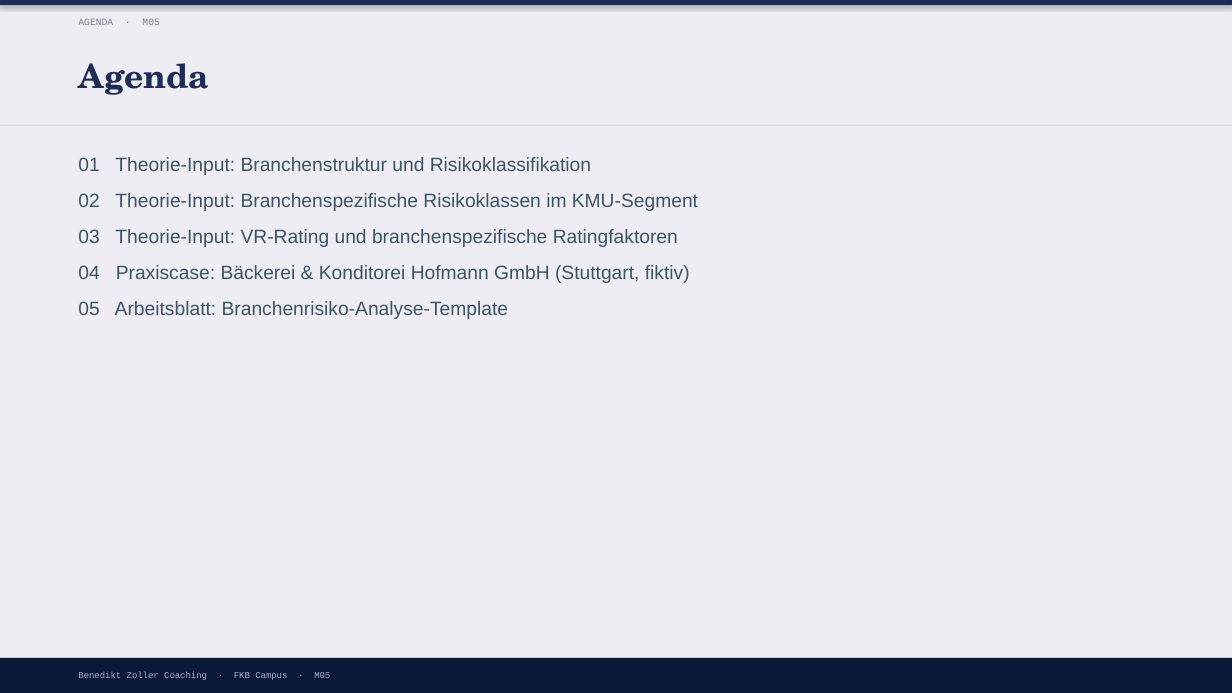
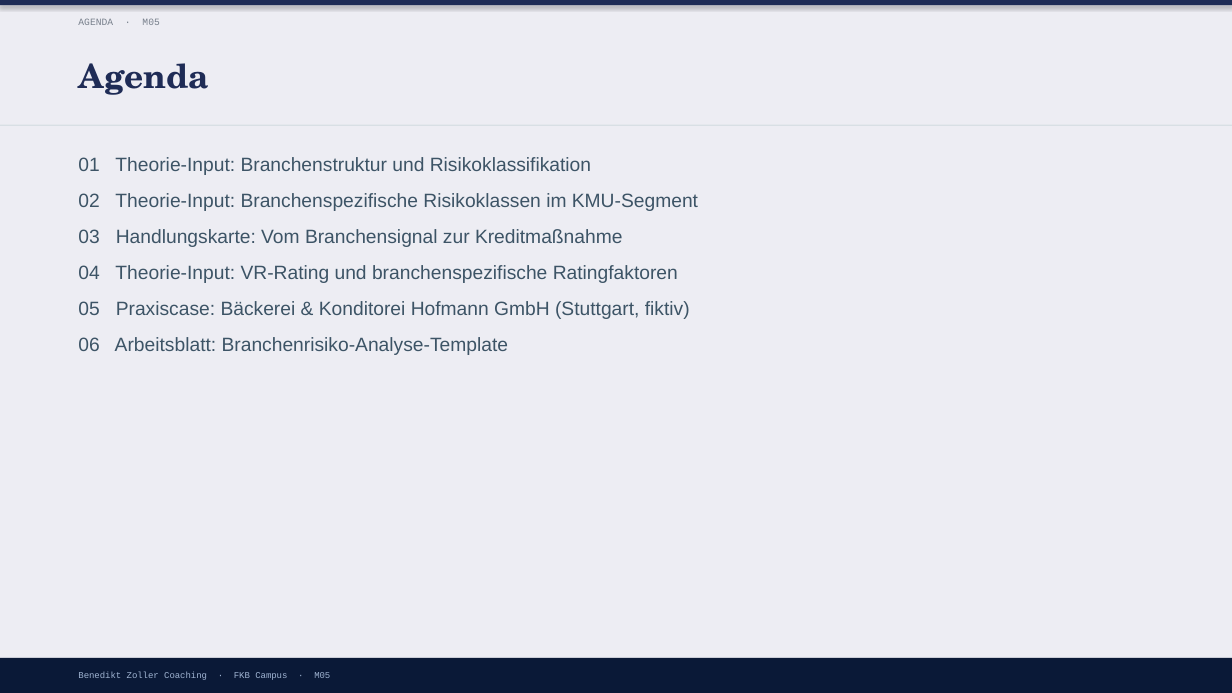
Before and after one commit to ck5rqc47pr-byte/firmenkundenakademie-online, a slide deck: slide 3 of protected-downloads/praesentation/M05.pptx. Drawn at 1232x693 pixels with LibreOffice and Linux fonts; fonts in the diff are those of the drawing. Boxes give left, top, right and bottom in pixels: in the first picture for what was removed or moved away, otherwise in the second. Text is boxed around its words. In the diff, an @@ line names an element or a change of style, - is before the commit and + after.

```diff
--- a/protected-downloads/praesentation/M05.pptx
+++ b/protected-downloads/praesentation/M05.pptx
@@ text at box(78, 229, 690, 355): text changed @@
-03 Theorie-Input: VR-Rating und branchenspezifische Ratingfaktoren
-04 Praxiscase: Bäckerei & Konditorei Hofmann GmbH (Stuttgart, fiktiv)
-05 Arbeitsblatt: Branchenrisiko-Analyse-Template
+03 Handlungskarte: Vom Branchensignal zur Kreditmaßnahme
+04 Theorie-Input: VR-Rating und branchenspezifische Ratingfaktoren
+05 Praxiscase: Bäckerei & Konditorei Hofmann GmbH (Stuttgart, fiktiv)
+06 Arbeitsblatt: Branchenrisiko-Analyse-Template
```
Also in this commit, not shown: 2 slides added, 26 other files.
